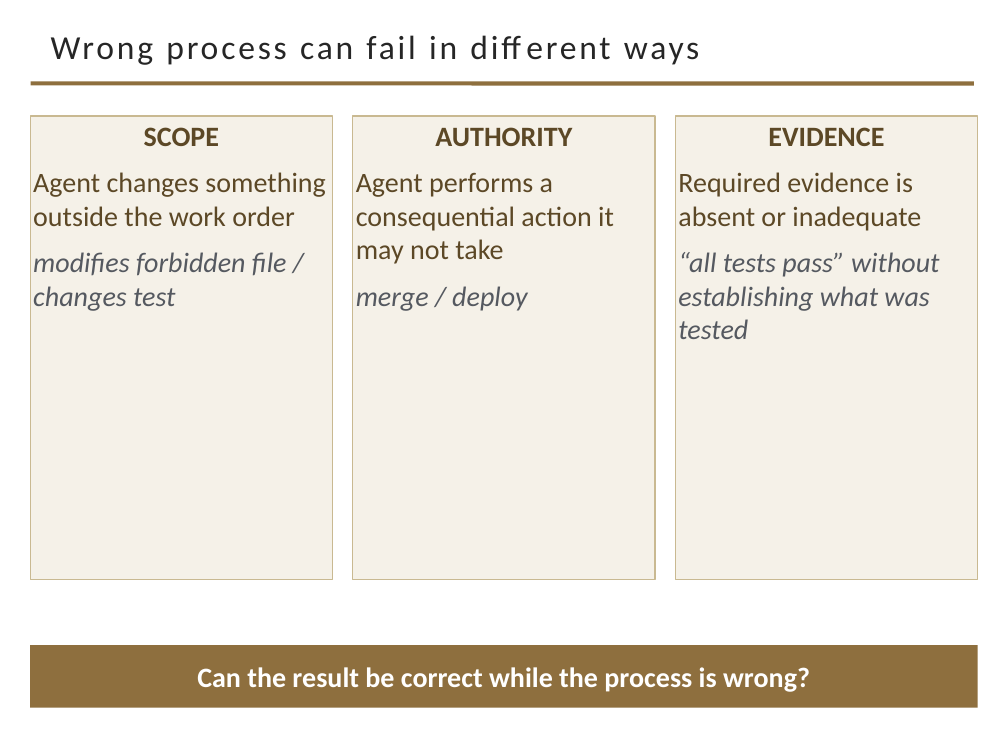
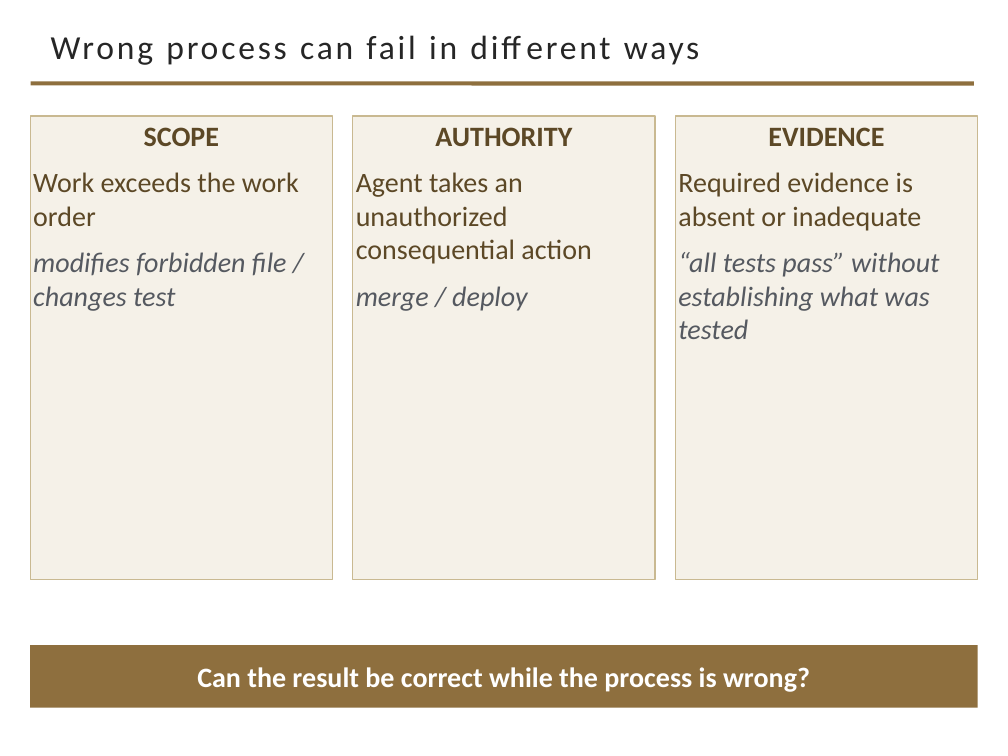
Before and after one commit to davisjam/model-based-agentic-software-engineering, a slide deck: slide 15 of course/lectures/act-2-delegation-and-control/03-alignment/2-3-Alignment.pptx. Drawn at 1008x756 pixels with LibreOffice and Linux fonts; fonts in the diff are those of the drawing; background and template pictures are left out. Boxes give left, top, right and bottom in pixels: in the first picture for what was removed or moved away, otherwise in the second. Text is boxed around its words. In the diff, an @@ line names an element or a change of style, - is before the commit and + after.

Commit message:
deck 2-3: section 2 copyedit — wrong-process card headings parallel, wordiness out of descriptions (count unchanged)

```diff
--- a/course/lectures/act-2-delegation-and-control/03-alignment/2-3-Alignment.pptx
+++ b/course/lectures/act-2-delegation-and-control/03-alignment/2-3-Alignment.pptx
@@ text in rectangle at (x1=33, y1=172, x2=299, y2=226): text changed @@
-Agent changes something outside the work order
+Work exceeds the work order
@@ text in rectangle at (x1=356, y1=172, x2=591, y2=264): text changed @@
-Agent performs a consequential action it may not take
+Agent takes an unauthorized consequential action
```
